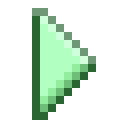
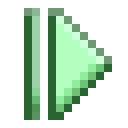
Comparing the layer stacks of the two 128×128 images. Changes:
added layer "Simulate Step" above "Simulate" over [24, 8, 112, 120]
renamed "Model" to "Simulate", hid it over [32, 8, 96, 120]
